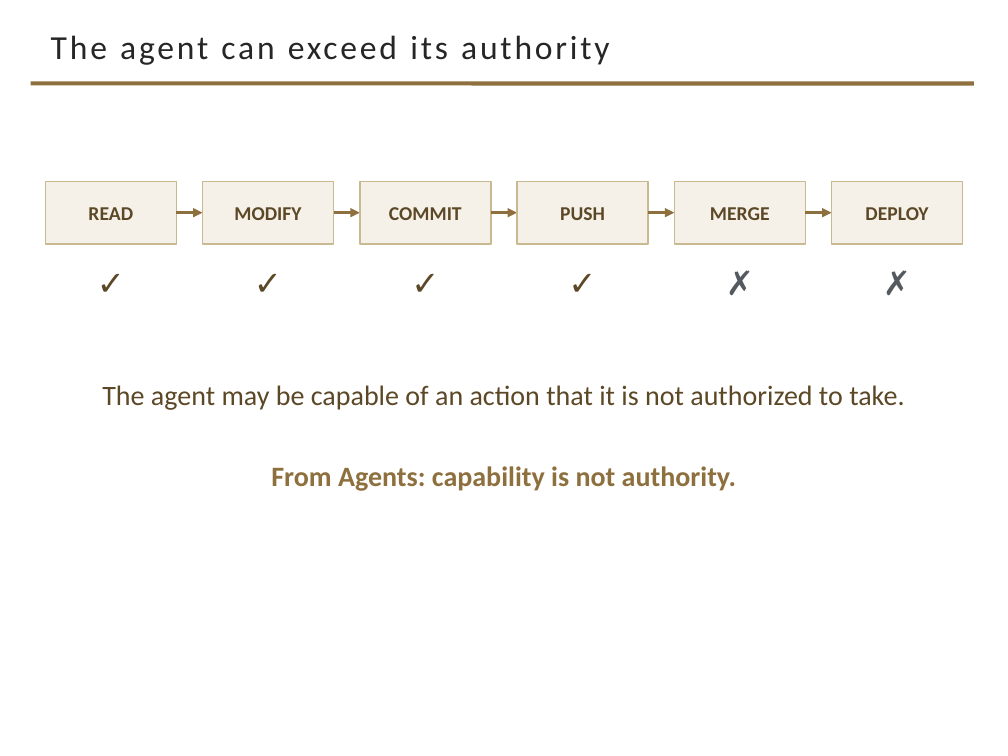
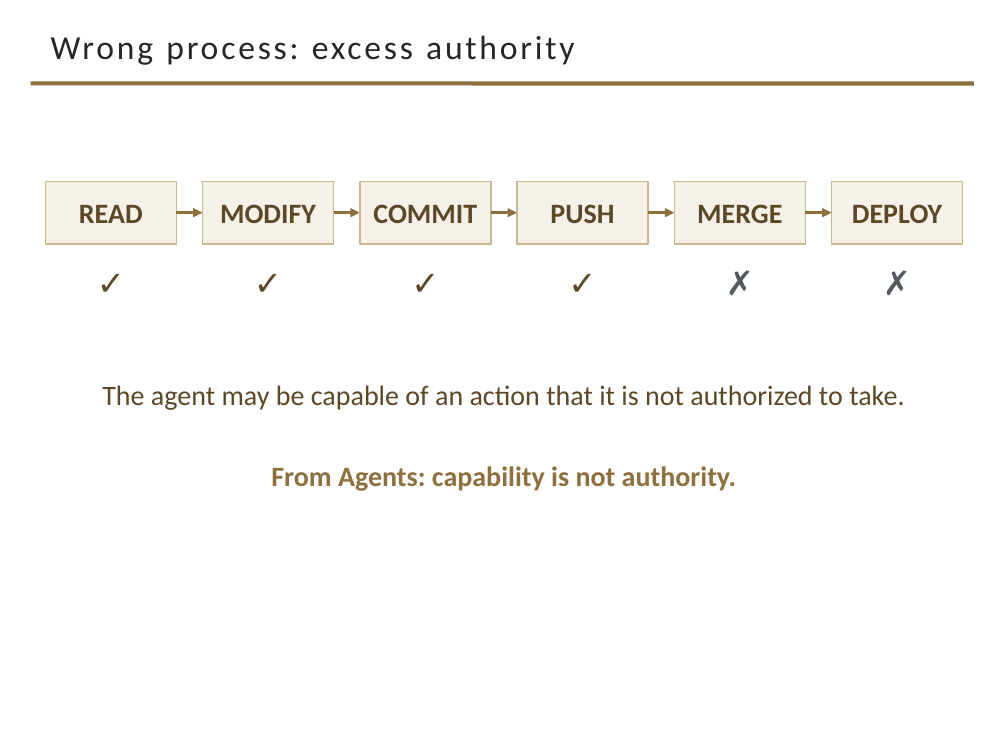
Before and after one commit to davisjam/model-based-agentic-software-engineering, a slide deck: slide 16 of course/lectures/act-2-delegation-and-control/03-alignment/2-3-Alignment.pptx (slide 15 before the commit). Drawn at 1008x756 pixels with LibreOffice and Linux fonts; fonts in the diff are those of the drawing; background and template pictures are left out. Boxes give left, top, right and bottom in pixels: in the first picture for what was removed or moved away, otherwise in the second. Text is boxed around its words. In the diff, an @@ line names an element or a change of style, - is before the commit and + after.

```diff
--- a/course/lectures/act-2-delegation-and-control/03-alignment/2-3-Alignment.pptx
+++ b/course/lectures/act-2-delegation-and-control/03-alignment/2-3-Alignment.pptx
@@ title at bbox=[51, 35, 575, 65]: text changed @@
-The agent can exceed its authority
+Wrong process: excess authority
@@ size 14 to 20 pt in 6 elements at bbox=[45, 181, 176, 244], bbox=[203, 181, 334, 244], bbox=[360, 181, 491, 244], bbox=[517, 181, 648, 244], bbox=[674, 181, 805, 244], bbox=[832, 181, 963, 244] @@
```
Also in this commit, not shown: 4 other slides changed, 1 slide added.
